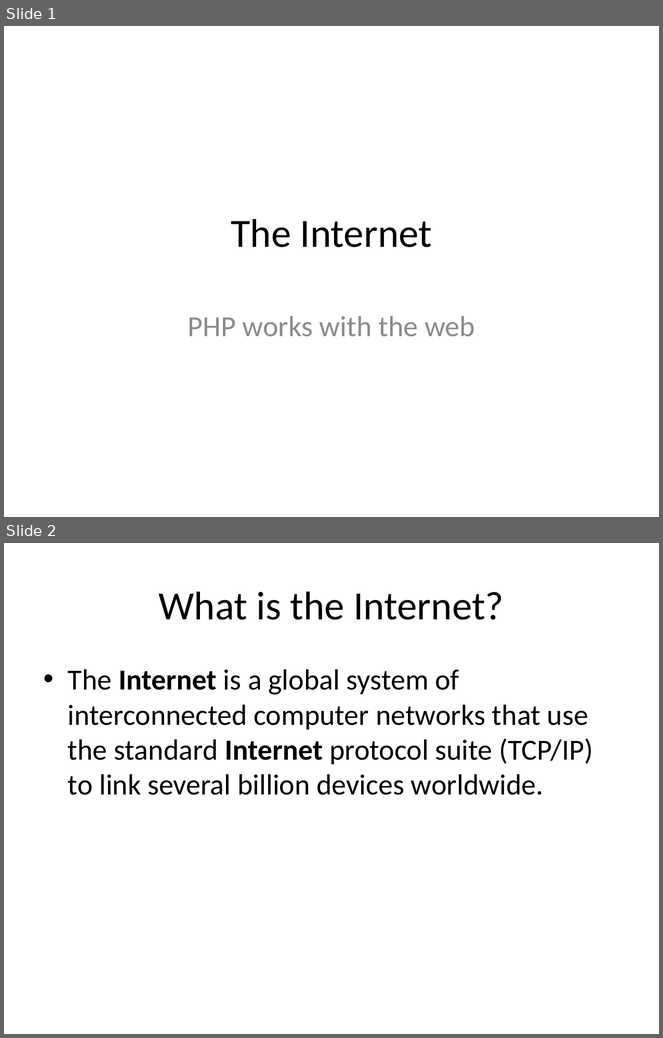
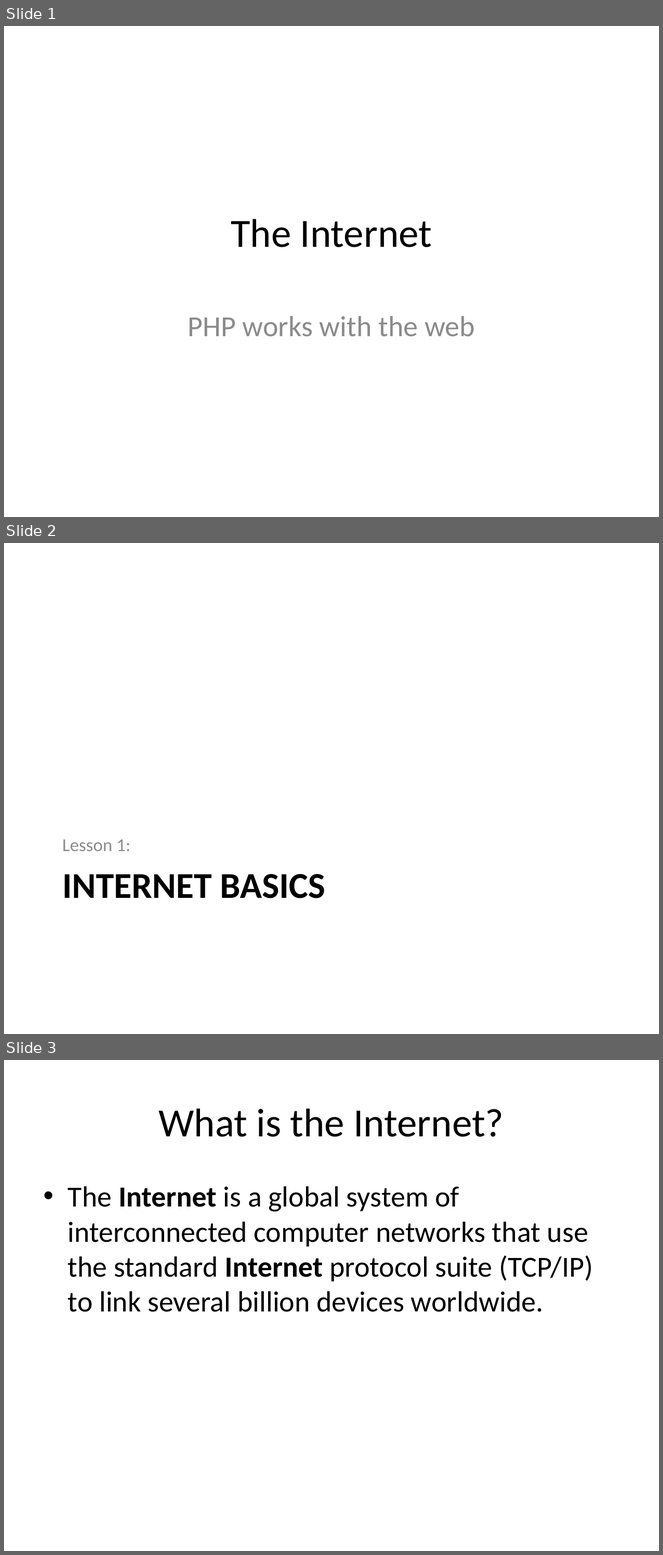
Before and after one commit to PHPEmbark/curriculum, a slide deck: course/2 - The Internet/The Internet.pptx. Shown one above the other, each under a label of ours: slides 1 and 2 before the commit, slides 1, 2 and 3 after it. The pictures are 663x1038 and 663x1555 pixels, drawn with LibreOffice and Linux fonts; fonts in the diff are those of the drawing. Boxes give left, top, right and bottom in pixels: in the first picture for what was removed or moved away, otherwise in the second. Text is boxed around its words. In the diff, an @@ line names an element or a change of style, - is before the commit and + after.

```diff
--- a/course/2 - The Internet/The Internet.pptx
+++ b/course/2 - The Internet/The Internet.pptx
@@ slide 2 added at (x1=4, y1=543, x2=659, y2=1034), background #FFFFFF @@
@@ text added at (x1=62, y1=839, x2=130, y2=851), 20 pt, text #8C8C8C @@
+Lesson 1:
@@ title added at (x1=62, y1=874, x2=325, y2=899), 40 pt, text #000000, bold @@
+INTERNET BASICS
@@ what was slide 2 is now slide 3 @@
```
Also in this commit, not shown: 5 other slides added.
